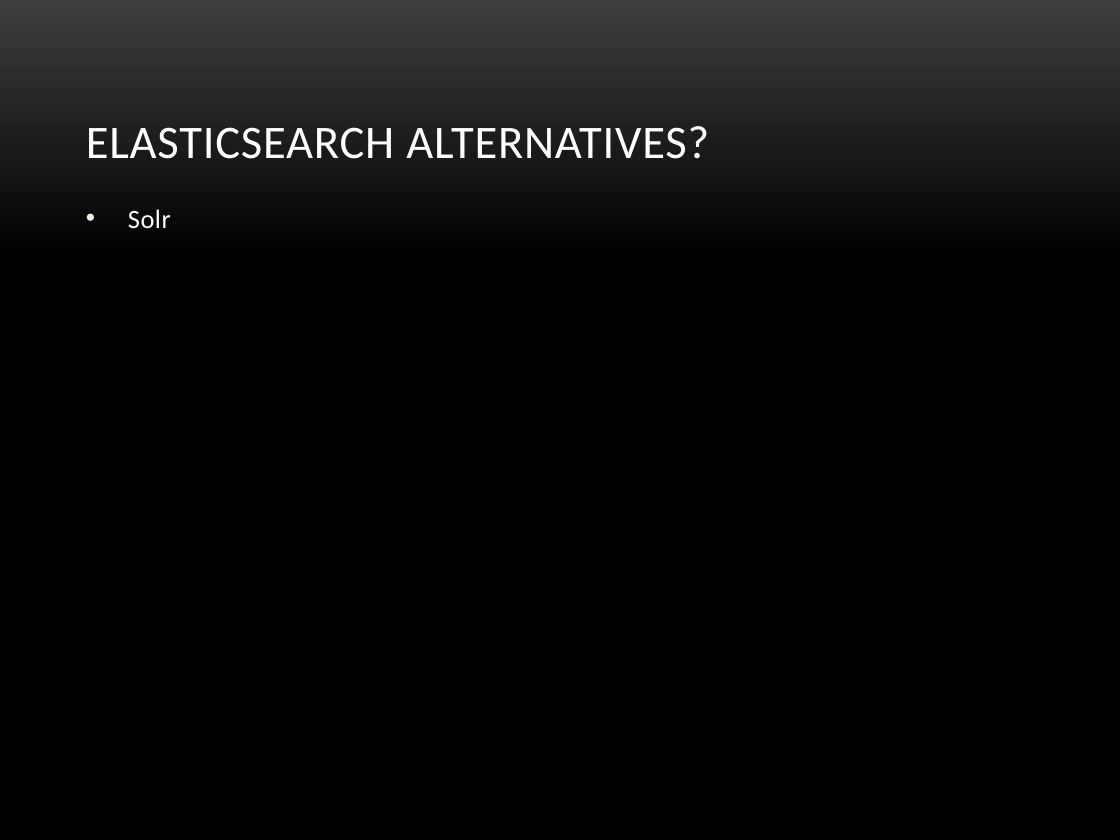
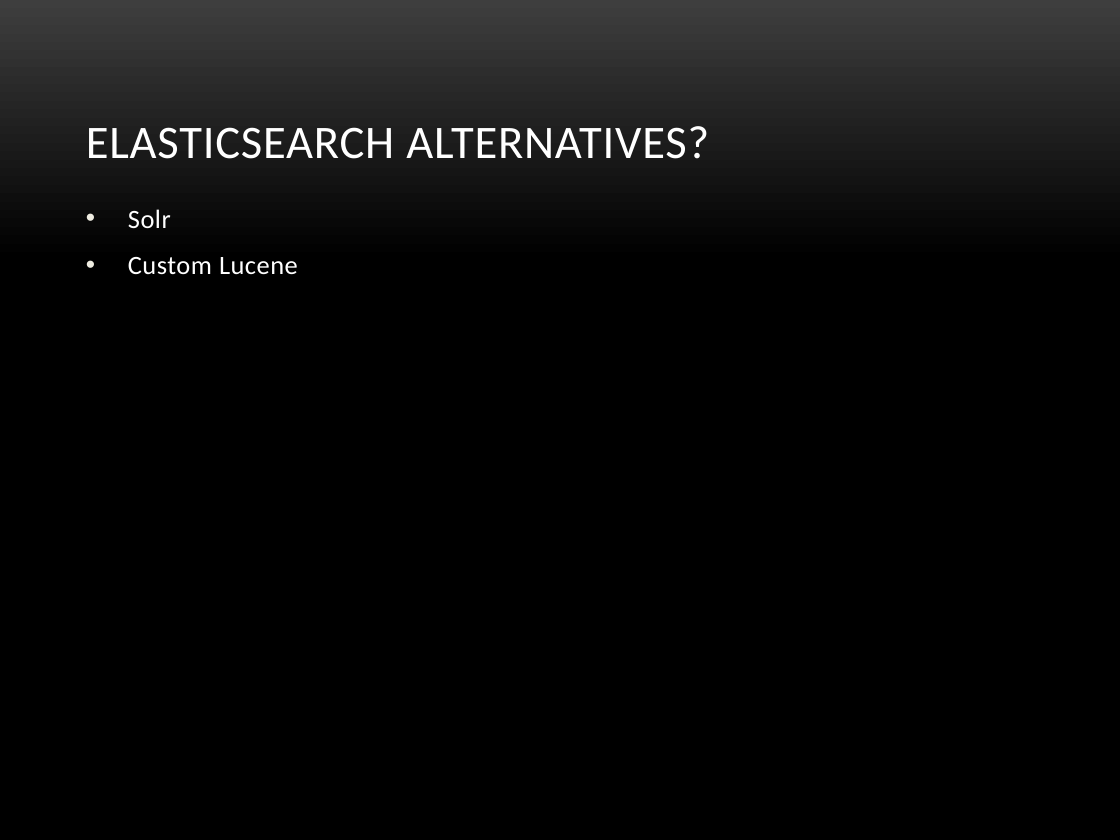
Before and after one commit to veravira/data-logger, a slide deck: slide 26 of es.pptx (slide 29 before the commit). Drawn at 1120x840 pixels with LibreOffice and Linux fonts; fonts in the diff are those of the drawing; background and template pictures are left out. Boxes give left, top, right and bottom in pixels: in the first picture for what was removed or moved away, otherwise in the second. Text is boxed around its words. In the diff, an @@ line names an element or a change of style, - is before the commit and + after.

Commit message:
elastic latest

```diff
--- a/es.pptx
+++ b/es.pptx
@@ text at (128,257,298,275): paragraph added @@
+• Custom Lucene
```
Also in this commit, not shown: 4 other slides changed, 1 slide removed, 1 other file.
